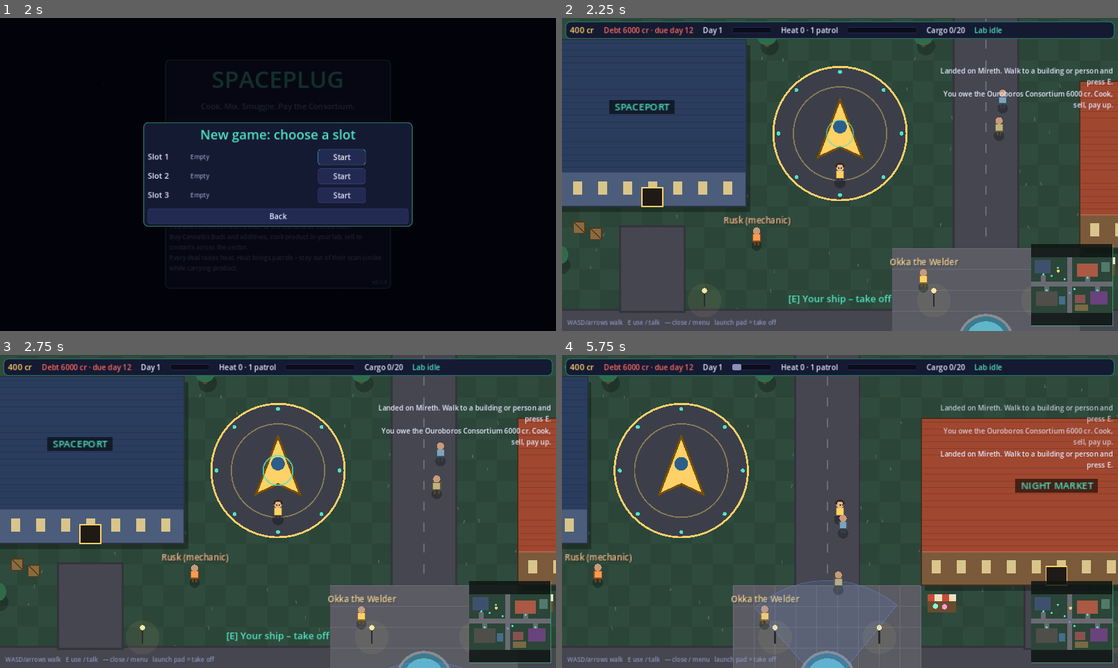
Above: before the commit, frames 1-4 (two rows, left to right).
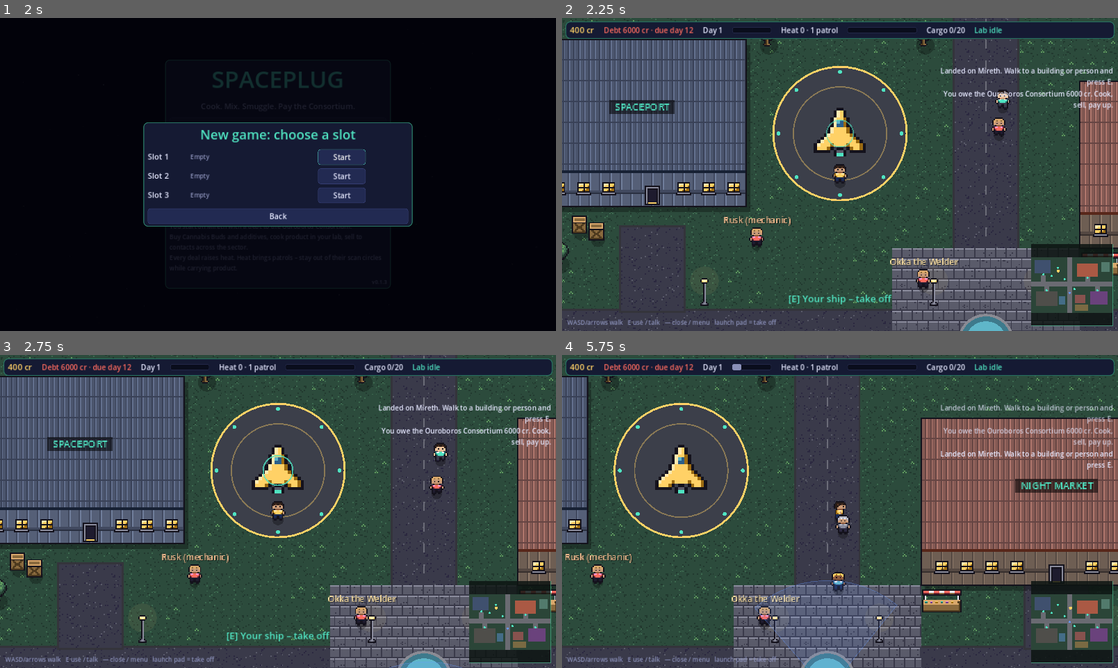
Above: after the commit, the same moments.

Repository: EyaLinus/Spaceplug2D
Game: Godot game, scene res://scenes/main.tscn
Two runs of this game, one before a commit and one after it. Both use one fixed random seed, a clock stepped at 60 frames per second and the inputs below.
Inputs (mouse positions are in pixels of both pictures, inside the frame that each line leads up to):
- Up to frame 1 (2 s): click "New game" at 0.5 s; click "New game" at 1.25 s
- Up to frame 2 (2.25 s): click "Start" at 2 s
- Up to frame 3 (2.75 s): no input
- Up to frame 4 (5.75 s): tap E (interact) at 2.75, 4.25, 5 s; move the mouse to (962, 495) at 2.77 s; hold D (move_right) 2.78-3.5 s; hold E (interact) 2.78-3.5 s; click (962, 495) at 2.92 s; drag from (728, 527) to (812, 574) at 3.52 s; move the mouse to (895, 442) at 4.27 s; hold D (move_right) 4.28-5 s; tap Enter at 4.35 s; drag from (812, 574) to (673, 464) at 5.02 s

Frame 1 is identical in both runs. In frame 2, 22% of the frame differs, in the area x 0-100%, y 0-100%; in frame 3, 22%; in frame 4, 27%.

Commit message:
feat(art): pixel art for surfaces, characters and ship via a central art registry
Player, officer and 8 NPC looks with walk cycles, ship, tiles for all three
surfaces, tinted building pieces, props. Sources in assets/src, build with
tools/art/build_art.py, registry scripts/core/art.gd with procedural fallback.

Co-Authored-By: Claude Opus 5.5 <noreply@anthropic.com>
Claude-Session: https://claude.ai/code/session_018X6QsP826y6T2oktLUNAsD

Diff:
--- /dev/null
+++ b/scripts/core/art.gd
@@ -0,0 +1,100 @@
+extends RefCounted
+## Central registry for drawn art: PNGs in res://assets/gfx, built from assets/src by tools/art/build_art.py.
+## Every lookup returns null / "" when a file is missing, so callers keep their procedural drawing as fallback.
+## Textures are pre-scaled 2x pixel art: draw them 1:1 on a node with texture_filter = nearest.
+
+const ROOT := "res://assets/gfx/"
+const CHAR := 32  ## one character frame (px)
+const TILE := 32  ## one tile in a tile strip (px)
+const WALK := [0, 1, 0, 2]  ## sheet columns for a walk cycle: idle, step A, idle, step B
+
+## Surface id -> tile set (tiles/<set>_ground|road|plaza.png). Unknown surfaces keep procedural ground.
+const TILESETS := {"mireth": "mireth", "cinder": "cinder", "bazaar": "bazaar"}
+
+## NPC looks and their coat colour; an NPC gets the look whose coat is closest to its data colour.
+const NPC_LOOKS := {
+	"npc_teal": Color("#4fe3c1"), "npc_red": Color("#ff6b5f"), "npc_purple": Color("#6a3a8a"),
+	"npc_rust": Color("#c27447"), "npc_green": Color("#5f9a5e"), "npc_slate": Color("#8a8b9c"),
+	"npc_sky": Color("#5fb6c9"), "npc_pink": Color("#ff9ad5"),
+}
+
+static var _cache := {}
+
+
+## Texture at assets/gfx/<rel> (e.g. "props/crate.png"), or null.
+static func tex(rel: String) -> Texture2D:
+	if _cache.has(rel):
+		return _cache[rel]
+	var path := ROOT + rel
+	var t: Texture2D = load(path) if ResourceLoader.exists(path) else null
+	_cache[rel] = t
+	return t
+
+
+static func character(look: String) -> Texture2D:
+	return tex("chars/%s.png" % look) if look != "" else null
+
+
+static func look_for_color(c: Color) -> String:
+	var best := ""
+	var best_d := INF
+	for look in NPC_LOOKS:
+		var k: Color = NPC_LOOKS[look]
+		var d := Vector3(c.r - k.r, c.g - k.g, c.b - k.b).length_squared()
+		if d < best_d:
+			best_d = d
+			best = look
+	return best
+
+
+## Draws one character frame with its feet at `feet`. Facing picks the row (down/up/side, left = mirrored side).
+## Returns false (and draws nothing) if the sheet is missing.
+static func draw_character(ci: CanvasItem, look: String, facing: Vector2, step: int, feet := Vector2(0, 12)) -> bool:
+	var t := character(look)
+	if t == null:
+		return false
+	var row := 0
+	var flip := false
+	if absf(facing.x) > absf(facing.y) + 0.05:
+		row = 2
+		flip = facing.x < 0.0
+	elif facing.y < 0.0:
+		row = 1
+	var col: int = WALK[posmod(step, WALK.size())]
+	var src := Rect2(col * CHAR, row * CHAR, CHAR, CHAR)
+	var dst := Rect2(feet.x - CHAR / 2.0, feet.y - CHAR + 2.0, CHAR, CHAR)
+	if flip:
+		ci.draw_set_transform(Vector2(feet.x * 2.0, 0), 0.0, Vector2(-1, 1))
+	ci.draw_texture_rect_region(t, dst, src)
+	if flip:
+		ci.draw_set_transform(Vector2.ZERO, 0.0, Vector2.ONE)
+	return true
+
+
+## Draws a texture centred horizontally on `p` with its bottom edge at p.y + bottom.
+static func draw_prop(ci: CanvasItem, rel: String, p: Vector2, bottom := 0.0) -> bool:
+	var t := tex(rel)
+	if t == null:
+		return false
+	var s := t.get_size()
+	ci.draw_texture(t, Vector2(roundf(p.x - s.x / 2.0), roundf(p.y + bottom - s.y)))
+	return true
+
+
+## Fills `r` with variant tiles from a strip (tiles/<set>_<kind>.png), picked by a stable hash per cell.
+static func fill_tiles(ci: CanvasItem, strip_rel: String, r: Rect2, seed_val: int) -> bool:
+	var t := tex(strip_rel)
+	if t == null:
+		return false
+	var n := int(t.get_width() / TILE)
+	var y := r.position.y
+	while y < r.end.y:
+		var x := r.position.x
+		while x < r.end.x:
+			var v := posmod(hash(Vector3i(int(x), int(y), seed_val)), n)
+			var w := minf(TILE, r.end.x - x)
+			var h := minf(TILE, r.end.y - y)
+			ci.draw_texture_rect_region(t, Rect2(x, y, w, h), Rect2(v * TILE, 0, w, h))
+			x += TILE
+		y += TILE
+	return true
--- a/scripts/planet/npc.gd
+++ b/scripts/planet/npc.gd
@@ -1,12 +1,17 @@
 extends Node2D
 ## A person on a planet surface. Static NPCs (contacts, mechanic) stand still and show their name;
-## ambient walkers stroll along the road network the surface hands them. Drawn procedurally.
+## ambient walkers stroll along the road network the surface hands them. Sprite from the art registry
+## (look picked from `color` unless set), procedural body as fallback.
+
+const Art = preload("res://scripts/core/art.gd")
 
 var display_name := ""
 var color := Color("#8fb3ff")
 var speed := 55.0
 var path: Array = []  ## Vector2 waypoints still to walk
 var pick_next: Callable  ## returns a new path when this one is done (walkers only)
+var look := ""  ## character sheet name in assets/gfx/chars; "" = closest npc_* look to `color`
+var heading := Vector2.DOWN  ## last walking direction, picks the sprite row
 var _step := 0.0
 var _t := 0.0
 
@@ -22,6 +27,7 @@
 			path.pop_front()
 		else:
 			position += to.normalized() * minf(speed * delta, to.length())
+			heading = to.normalized()
 			_step += delta * 9.0
 	queue_redraw()
 
@@ -29,6 +35,11 @@
 func _draw() -> void:
 	draw_circle(Vector2(0, 12), 8.0, Color(0, 0, 0, 0.28))
 	var moving := not path.is_empty()
+	if look == "":  # named people match their data colour; anonymous walkers get a varied mix
+		look = Art.look_for_color(color) if display_name != "" else Art.NPC_LOOKS.keys()[get_instance_id() % Art.NPC_LOOKS.size()]
+	if Art.draw_character(self, look, heading, int(_step * 4.0 / TAU) if moving else 0):
+		_draw_name()
+		return
 	var swing := sin(_step) * 3.5 if moving else 0.0
 	var leg := color.darkened(0.6)
 	draw_line(Vector2(-3, 4), Vector2(-3 + swing * 0.3, 12), leg, 3.0)
@@ -37,6 +48,10 @@
 	draw_rect(Rect2(-6, -6, 12, 11), color.darkened(0.5), false, 1.5)
 	var idle := sin(_t * 2.0) * 0.8 if not moving else 0.0
 	draw_circle(Vector2(0, -11 + idle), 5.5, Color("#c99b78"))
+	_draw_name()
+
+
+func _draw_name() -> void:
 	if display_name != "":
 		var font := ThemeDB.fallback_font
 		var w := font.get_string_size(display_name, HORIZONTAL_ALIGNMENT_LEFT, -1, 13).x
--- a/scripts/planet/officer.gd
+++ b/scripts/planet/officer.gd
@@ -12,6 +12,7 @@
 
 func _ready() -> void:
 	color = Color("#3a6fd0")
+	look = "officer"
 	_last = position
 
 
@@ -45,10 +46,11 @@
 		pts.append(facing.rotated(-cone / 2.0 + cone * i / 12.0) * vision)
 	draw_colored_polygon(pts, Color(c, 0.12 + 0.18 * alert))
 	draw_polyline(pts + PackedVector2Array([Vector2.ZERO]), Color(c, 0.35), 1.0)
+	heading = facing
 	super._draw()
-	# cap and badge
-	draw_rect(Rect2(-6, -18, 12, 4), Color("#1a2a55"))
-	draw_circle(Vector2(0, -2), 2.0, Color("#ffd166"))
+	if Art.character("officer") == null:  # procedural cap and badge only without the sprite
+		draw_rect(Rect2(-6, -18, 12, 4), Color("#1a2a55"))
+		draw_circle(Vector2(0, -2), 2.0, Color("#ffd166"))
 	if chasing:
 		var font := ThemeDB.fallback_font
 		draw_string(font, Vector2(-4, -24), "!", HORIZONTAL_ALIGNMENT_LEFT, -1, 20, Color("#ff6b5f"))
--- a/scripts/planet/surface.gd
+++ b/scripts/planet/surface.gd
@@ -8,6 +8,7 @@
 const WalkerScript = preload("res://scripts/planet/walker.gd")
 const NpcScript = preload("res://scripts/planet/npc.gd")
 const OfficerScript = preload("res://scripts/planet/officer.gd")
+const Art = preload("res://scripts/core/art.gd")
 
 const INPUT := {
 	"move_up": [KEY_W, KEY_UP],
@@ -55,6 +56,8 @@
 func _ready() -> void:
 	register_input()
 	y_sort_enabled = true  # people walk in front of / behind each other by their y
+	texture_filter = CanvasItem.TEXTURE_FILTER_NEAREST  # pixel art; children inherit it
+	texture_repeat = CanvasItem.TEXTURE_REPEAT_ENABLED  # tinted roof/wall pieces are tiled
 	_rng.seed = hash(loc_id)
 	_build_collision()
 	_build_interactables()
@@ -274,24 +277,19 @@
 # ---------------------------------------------------------------- drawing
 
 func _draw() -> void:
-	var g1 := Color(cfg.get("ground", "#2b4538"))
-	var g2 := Color(cfg.get("ground_alt", "#2f4b3d"))
-	draw_rect(Rect2(Vector2.ZERO, map_size), g1)
-	var n := RandomNumberGenerator.new()
-	n.seed = hash(loc_id) + 7
-	for y in int(cfg.size[1]):
-		for x in int(cfg.size[0]):
-			if (x + y) % 2 == 0:
-				draw_rect(Rect2(x * tile, y * tile, tile, tile), g2)
-			if n.randf() < 0.18:
-				var p := Vector2(x + n.randf(), y + n.randf()) * tile
-				draw_line(p, p + Vector2(n.randf_range(-2, 2), -5), g1.lightened(0.18), 1.5)
+	var tiles: String = Art.TILESETS.get(loc_id, "")
+	var art := tiles != "" and Art.tex("tiles/%s_ground.png" % tiles) != null
+	if art:
+		Art.fill_tiles(self, "tiles/%s_ground.png" % tiles, Rect2(Vector2.ZERO, map_size), 1)
+	else:
+		_draw_ground_fallback()
 	var road := Color(cfg.get("road", "#45464f"))
 	var line := Color(cfg.get("road_line", "#6b6c78"))
 	for r in cfg.roads:
 		var rr := _rect(r)
 		draw_rect(rr.grow(3), road.darkened(0.25))
-		draw_rect(rr, road)
+		if not (art and Art.fill_tiles(self, "tiles/%s_road.png" % tiles, rr, 2)):
+			draw_rect(rr, road)
 	for r in cfg.roads:
 		var rr := _rect(r)
 		var horizontal := rr.size.x > rr.size.y
@@ -307,10 +305,11 @@
 			i += 32.0
 	for r in cfg.get("plazas", []):
 		var pr := _rect(r)
-		draw_rect(pr, Color("#5a5b63"))
-		for y in int(r[3]):
-			for x in int(r[2]):
-				draw_rect(Rect2(pr.position + Vector2(x, y) * tile, Vector2(tile, tile)), Color("#6a6b74"), false, 1.0)
+		if not (art and Art.fill_tiles(self, "tiles/%s_plaza.png" % tiles, pr, 3)):
+			draw_rect(pr, Color("#5a5b63"))
+			for y in int(r[3]):
+				for x in int(r[2]):
+					draw_rect(Rect2(pr.position + Vector2(x, y) * tile, Vector2(tile, tile)), Color("#6a6b74"), false, 1.0)
 		draw_circle(pr.get_center(), tile * 1.3, Color("#3e7a8c"))
 		draw_circle(pr.get_center(), tile * 1.0, Color("#5fb6c9"))
 		draw_arc(pr.get_center(), tile * 1.3, 0, TAU, 32, Color("#8a8b94"), 4.0)
@@ -324,6 +323,21 @@
 	draw_string(font, Vector2(tile * 0.5, map_size.y - tile * 0.4), cfg.get("name", ""), HORIZONTAL_ALIGNMENT_LEFT, -1, 16, Color(1, 1, 1, 0.35))
 
 
+func _draw_ground_fallback() -> void:
+	var g1 := Color(cfg.get("ground", "#2b4538"))
+	var g2 := Color(cfg.get("ground_alt", "#2f4b3d"))
+	draw_rect(Rect2(Vector2.ZERO, map_size), g1)
+	var n := RandomNumberGenerator.new()
+	n.seed = hash(loc_id) + 7
+	for y in int(cfg.size[1]):
+		for x in int(cfg.size[0]):
+			if (x + y) % 2 == 0:
+				draw_rect(Rect2(x * tile, y * tile, tile, tile), g2)
+			if n.randf() < 0.18:
+				var p := Vector2(x + n.randf(), y + n.randf()) * tile
+				draw_line(p, p + Vector2(n.randf_range(-2, 2), -5), g1.lightened(0.18), 1.5)
+
+
 func _draw_pad() -> void:
 	var c := _px(cfg.pad.pos)
 	var r := float(cfg.pad.radius) * tile
@@ -333,7 +347,12 @@
 	for i in 8:
 		var d := Vector2.RIGHT.rotated(i * TAU / 8.0)
 		draw_circle(c + d * (r - 8), 3.0, Color("#4fe3c1"))
-	# the parked ship, same silhouette as in flight but bigger
+	# the parked ship, same sprite as in flight but bigger
+	var ship_tex := Art.tex("ships/ship.png")
+	if ship_tex != null:
+		var sz := ship_tex.get_size() * 2.5
+		draw_texture_rect(ship_tex, Rect2(c - sz / 2.0, sz), false)
+		return
 	var s := 2.6
 	var hull := PackedVector2Array([Vector2(0, -20) * s + c, Vector2(13, 14) * s + c, Vector2(0, 8) * s + c, Vector2(-13, 14) * s + c])
 	draw_colored_polygon(hull, Color("#ffd166"))
@@ -350,19 +369,39 @@
 	var wall_h := minf(tile * 1.6, r.size.y * 0.4)
 	var roof_r := Rect2(r.position, Vector2(r.size.x, r.size.y - wall_h))
 	var wall_r := Rect2(Vector2(r.position.x, r.end.y - wall_h), Vector2(r.size.x, wall_h))
-	draw_rect(wall_r, wall)
-	draw_rect(roof_r, roof)
-	for i in int(roof_r.size.y / 10.0):
-		var y := roof_r.position.y + 6 + i * 10.0
-		draw_line(Vector2(roof_r.position.x + 2, y), Vector2(roof_r.end.x - 2, y), roof.darkened(0.15), 1.0)
-	draw_rect(roof_r, roof.lightened(0.15), false, 2.0)
-	# windows along the front wall
+	# art: neutral roof/wall pieces tiled and tinted with the building's colours, so any building gets art
+	var roof_t := Art.tex("buildings/roof.png")
+	var wall_t := Art.tex("buildings/wall.png")
+	var win_t := Art.tex("buildings/window.png")
+	if roof_t != null and wall_t != null:
+		draw_texture_rect(wall_t, wall_r, true, wall.lightened(0.25))
+		draw_texture_rect(roof_t, roof_r, true, roof.lightened(0.3))
+		draw_rect(Rect2(roof_r.position.x, roof_r.end.y - 4, roof_r.size.x, 4), roof.darkened(0.45))
+	else:
+		draw_rect(wall_r, wall)
+		draw_rect(roof_r, roof)
+		for i in int(roof_r.size.y / 10.0):
+			var y := roof_r.position.y + 6 + i * 10.0
+			draw_line(Vector2(roof_r.position.x + 2, y), Vector2(roof_r.end.x - 2, y), roof.darkened(0.15), 1.0)
+		draw_rect(roof_r, roof.lightened(0.15), false, 2.0)
+	var door_x := _px(b.door).x if b.has("door") and b.get("side", "bottom") != "top" else -INF
+	# windows along the front wall (not over a front door)
 	var wx := r.position.x + tile * 0.5
 	while wx < r.end.x - tile * 0.8:
-		draw_rect(Rect2(wx, wall_r.position.y + wall_h * 0.25, tile * 0.45, wall_h * 0.4), Color("#ffe8a3").darkened(0.15))
+		if win_t != null:
+			if absf(wx + tile * 0.5 - door_x) > tile * 0.9:
+				draw_texture(win_t, Vector2(wx, wall_r.position.y + (wall_h - tile) * 0.5))
+		else:
+			draw_rect(Rect2(wx, wall_r.position.y + wall_h * 0.25, tile * 0.45, wall_h * 0.4), Color("#ffe8a3").darkened(0.15))
 		wx += tile * 1.2
-	draw_rect(r, wall.darkened(0.45), false, 2.0)
+	draw_rect(r, wall.darkened(0.45) if roof_t == null else Color("#14121c"), false, 2.0)
 	if b.has("door"):
+		var d := _px(b.door)
+		var top: bool = b.get("side", "bottom") == "top"
+		var door_t := Art.tex("buildings/hatch.png" if top else "buildings/door.png")
+		if door_t != null:
+			draw_texture(door_t, Vector2(d.x - tile * 0.5, d.y - tile if not top else d.y - tile * 0.15))
+	if b.has("door") and Art.tex("buildings/door.png") == null:
 		var d := _px(b.door)
 		var top: bool = b.get("side", "bottom") == "top"
 		# top-side doors sit in the roof edge: draw a small porch so they read as entrances
@@ -381,6 +420,15 @@
 
 
 func _draw_prop(kind: String, p: Vector2) -> void:
+	var bottoms := {"tree": 12.0, "lamp": 12.0, "crate": 12.0, "rock": 10.0, "barrel": 12.0, "vent": 16.0, "stall": 12.0}
+	if bottoms.has(kind):
+		var shadow := {"tree": 14.0, "rock": 13.0, "barrel": 9.0, "crate": 11.0}
+		if shadow.has(kind):
+			draw_circle(p + Vector2(3, bottoms[kind] - 3.0), shadow[kind], Color(0, 0, 0, 0.25))
+		if kind == "lamp":
+			draw_circle(p + Vector2(0, -30), 22.0, Color(1.0, 0.85, 0.5, 0.07))
+		if Art.draw_prop(self, "props/%s.png" % kind, p, bottoms[kind]):
+			return
 	match kind:
 		"tree":
 			draw_circle(p + Vector2(4, 10), 14.0, Color(0, 0, 0, 0.25))
--- a/scripts/planet/walker.gd
+++ b/scripts/planet/walker.gd
@@ -1,6 +1,8 @@
 extends CharacterBody2D
-## Player on foot: 8-direction top-down walking with collision. Drawn procedurally (body, head, swinging legs).
+## Player on foot: 8-direction top-down walking with collision. Sprite sheet from the art registry,
+## procedural body as fallback.
 
+const Art = preload("res://scripts/core/art.gd")
 const SPEED := 170.0
 const RADIUS := 9.0
 
@@ -42,6 +44,8 @@
 
 func _draw() -> void:
 	draw_circle(Vector2(0, 12), 9.0, Color(0, 0, 0, 0.3))
+	if Art.draw_character(self, "player", facing, int(_step * 4.0 / TAU) if _moving else 0):
+		return
 	var swing := sin(_step) * 4.0 if _moving else 0.0
 	var leg := Color("#2a2f45")
 	draw_line(Vector2(-3, 4), Vector2(-3 + swing * 0.3, 12 + swing * 0.2), leg, 3.0)
--- a/scripts/world/ship.gd
+++ b/scripts/world/ship.gd
@@ -1,5 +1,8 @@
 extends Node2D
-## Player ship: inertial top-down flight (rotate + thrust + brake). Drawn procedurally.
+## Player ship: inertial top-down flight (rotate + thrust + brake). Hull sprite from the art registry
+## (procedural fallback), engine flame procedural.
+
+const Art = preload("res://scripts/core/art.gd")
 
 var velocity := Vector2.ZERO
 var thrusting := false
@@ -12,6 +15,7 @@
 
 func setup(ship_cfg: Dictionary) -> void:
 	cfg = ship_cfg
+	texture_filter = CanvasItem.TEXTURE_FILTER_NEAREST
 
 
 func _physics_process(delta: float) -> void:
@@ -55,6 +59,10 @@
 		var f := 18.0 + 14.0 * _flame + randf() * 6.0
 		draw_colored_polygon(PackedVector2Array([Vector2(-6, 12), Vector2(6, 12), Vector2(0, 12 + f)]), Color(1.0, 0.6, 0.2, 0.85))
 		draw_colored_polygon(PackedVector2Array([Vector2(-3, 12), Vector2(3, 12), Vector2(0, 12 + f * 0.6)]), Color(1.0, 0.95, 0.6, 0.9))
+	var t := Art.tex("ships/ship.png")
+	if t != null:
+		draw_texture(t, -t.get_size() / 2.0)
+		return
 	var hull := PackedVector2Array([Vector2(0, -20), Vector2(13, 14), Vector2(0, 8), Vector2(-13, 14)])
 	draw_colored_polygon(hull, Color("#ffd166"))
 	draw_polyline(hull + PackedVector2Array([hull[0]]), Color("#7a4e00"), 2.0)
--- a/tests/run_tests.gd
+++ b/tests/run_tests.gd
@@ -17,6 +17,7 @@
 	for t in [
 		"test_data_references",
 		"test_surface_layouts",
+		"test_art_registry",
 		"test_police_on_foot",
 		"test_mixing_rules",
 		"test_buy_and_cargo_limit",
@@ -74,6 +75,27 @@
 	for loc in data.locations:
 		for item in data.locations[loc].sells_raw:
 			check(data.raws.has(item), "%s sells known raw %s" % [loc, item])
+
+
+## Every surface, character look and prop has art in assets/gfx (see scripts/core/art.gd).
+func test_art_registry() -> void:
+	var Art = load("res://scripts/core/art.gd")
+	for loc in data.surfaces:
+		var set_name: String = Art.TILESETS.get(loc, "")
+		check(set_name != "", "surface %s has a tile set" % loc)
+		for kind in ["ground", "road", "plaza"]:
+			var t: Texture2D = Art.tex("tiles/%s_%s.png" % [set_name, kind])
+			check(t != null and t.get_height() == Art.TILE and t.get_width() % Art.TILE == 0, "tiles %s_%s load" % [set_name, kind])
+		for p in data.surfaces[loc].get("props", []):
+			check(Art.tex("props/%s.png" % p[0]) != null, "%s prop %s has art" % [loc, p[0]])
+	for look in ["player", "officer"] + Art.NPC_LOOKS.keys():
+		var c: Texture2D = Art.character(look)
+		check(c != null and c.get_size() == Vector2(Art.CHAR * 3, Art.CHAR * 3), "character sheet %s is 3x3 frames" % look)
+	for part in ["roof", "wall", "window", "door", "hatch"]:
+		check(Art.tex("buildings/%s.png" % part) != null, "building part %s" % part)
+	check(Art.tex("ships/ship.png") != null, "ship sprite")
+	check(Art.tex("missing/nothing.png") == null, "missing art returns null (procedural fallback)")
+	check(Art.look_for_color(Color("#ff6b5f")) == "npc_red", "npc look follows data colour")
 
 
 func test_surface_layouts() -> void:
--- a/tools/shot.gd
+++ b/tools/shot.gd
@@ -90,4 +90,15 @@
 		m.world.ship.steer(1.0 / 60.0, true, false)
 		await physics_frame
 	await _save(out, "flight")
+	for loc in ["cinder", "bazaar"]:
+		m.world.ship.position = m.world.locations[loc].position + Vector2(0, m.world.locations[loc].radius + 20)
+		await physics_frame
+		await physics_frame
+		m.dock(loc)
+		for i in 30:
+			await physics_frame
+		await _save(out, "surface_%s" % loc)
+		m.undock()
+		for i in 5:
+			await physics_frame
 	quit()
Not shown, added: art_profile.yaml
Binary file added: assets/gfx/buildings/door.png
Binary file added: assets/gfx/buildings/hatch.png
Binary file added: assets/gfx/buildings/roof.png
Binary file added: assets/gfx/buildings/wall.png
Binary file added: assets/gfx/buildings/window.png
Binary file added: assets/gfx/chars/npc_green.png
Binary file added: assets/gfx/chars/npc_pink.png
Binary file added: assets/gfx/chars/npc_purple.png
Binary file added: assets/gfx/chars/npc_red.png
Binary file added: assets/gfx/chars/npc_rust.png
Binary file added: assets/gfx/chars/npc_sky.png
(and 38 more such lines)
